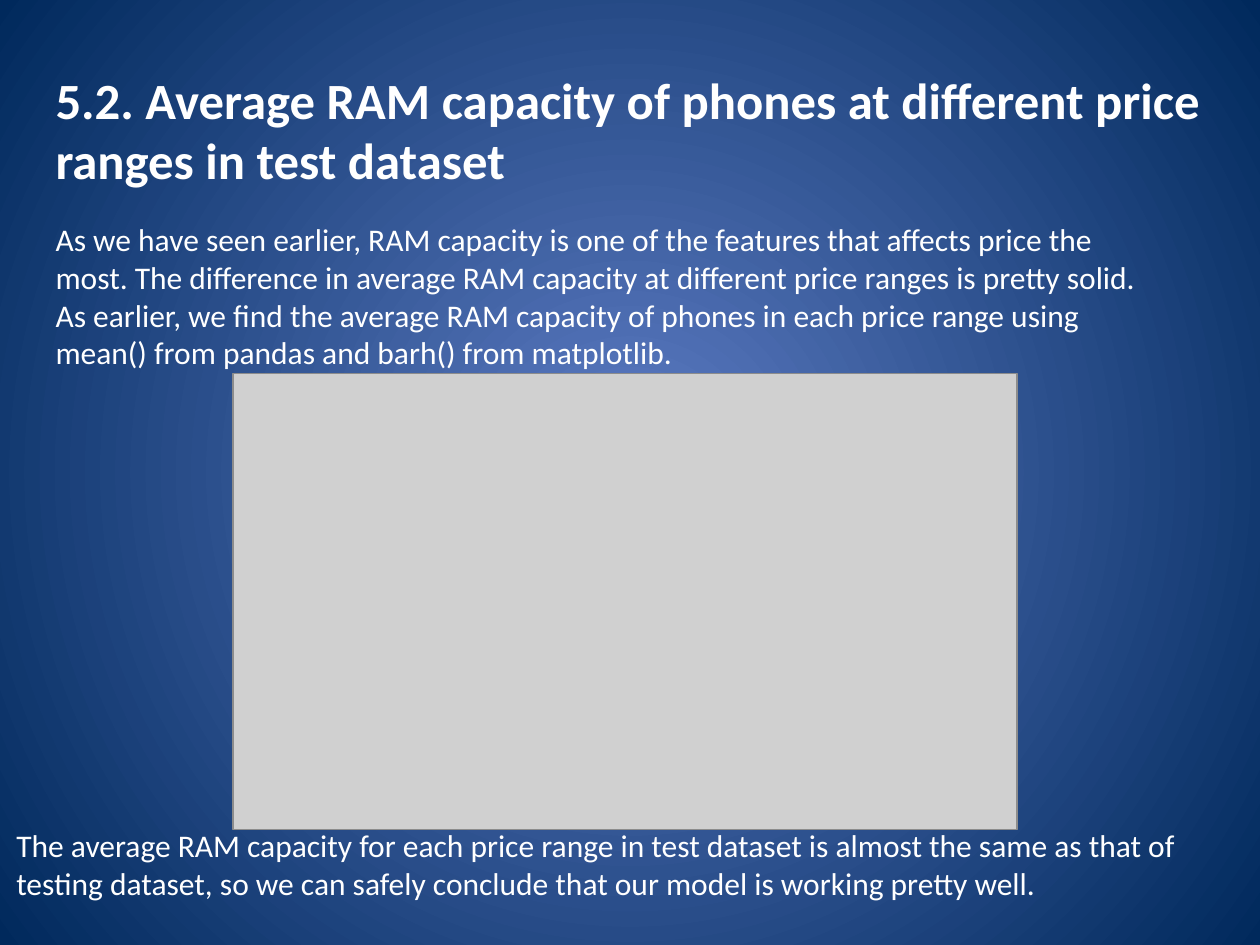
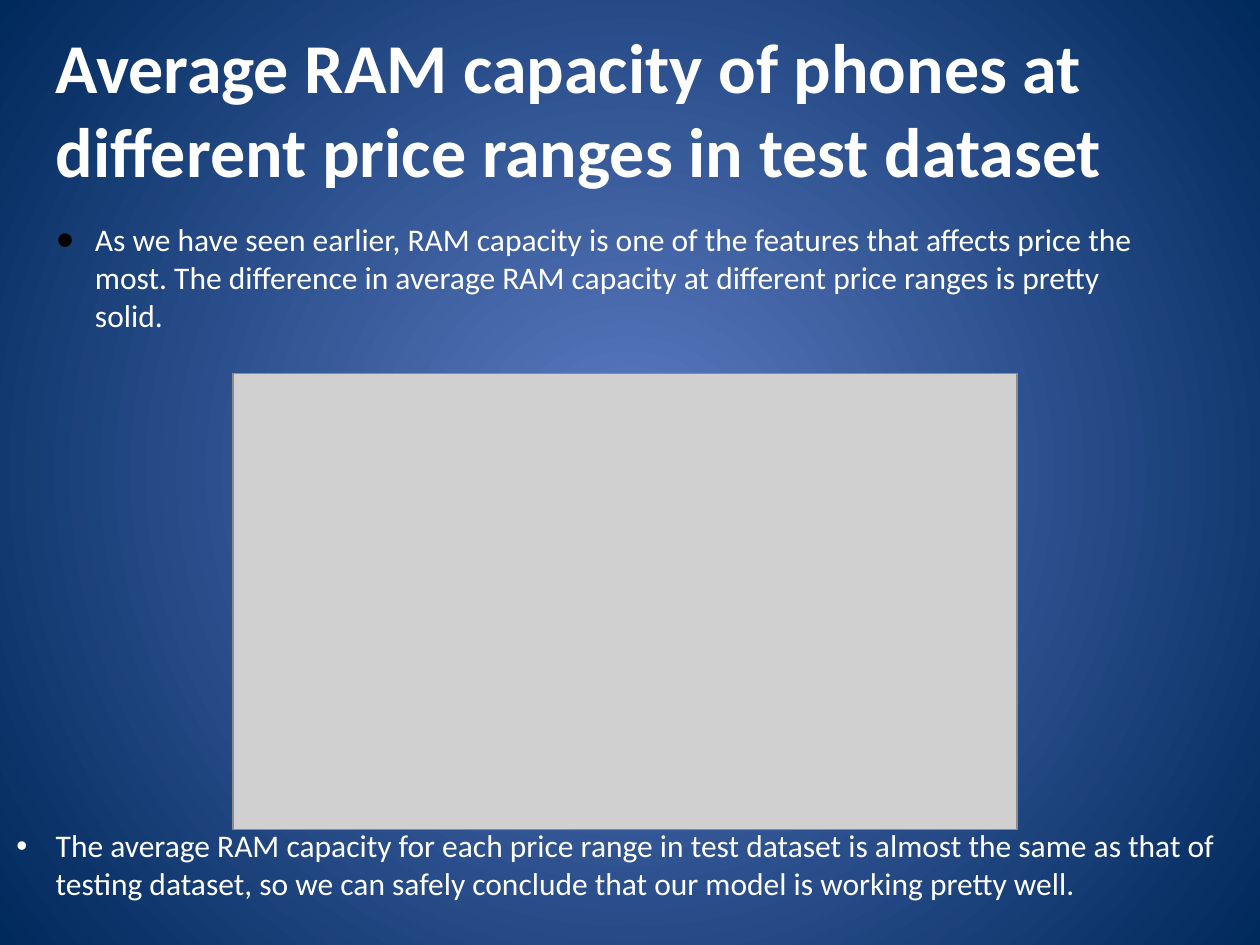
Before and after one commit to debjitg97/Mobile-Price-Classifier, a slide deck: slide 23 of Mobile Price Prediction Using KNN Classifier.pptx. Drawn at 1260x945 pixels with LibreOffice and Linux fonts; fonts in the diff are those of the drawing; grey boxes stand for pictures. Boxes give left, top, right and bottom in pixels: in the first picture for what was removed or moved away, otherwise in the second. Text is boxed around its words. In the diff, an @@ line names an element or a change of style, - is before the commit and + after.

```diff
--- a/Mobile Price Prediction Using KNN Classifier.pptx
+++ b/Mobile Price Prediction Using KNN Classifier.pptx
@@ text at (56,44,1101,189): text changed; size 29 to 40 pt @@
-5.2. Average RAM capacity of phones at different price ranges in test dataset
+Average RAM capacity of phones at different price ranges in test dataset
@@ text at (95,229,1131,328): text changed @@
-As we have seen earlier, RAM capacity is one of the features that affects price the most. The difference in average RAM capacity at different price ranges is pretty solid. As earlier, we find the average RAM capacity of phones in each price range using mean() from pandas and barh() from matplotlib.
+● As we have seen earlier, RAM capacity is one of the features that affects price the most. The difference in average RAM capacity at different price ranges is pretty solid.
@@ text "The average RAM capacity for ..." at (56,835,1214,901): bullet none to • @@
```
Also in this commit, not shown: 22 other slides changed.
